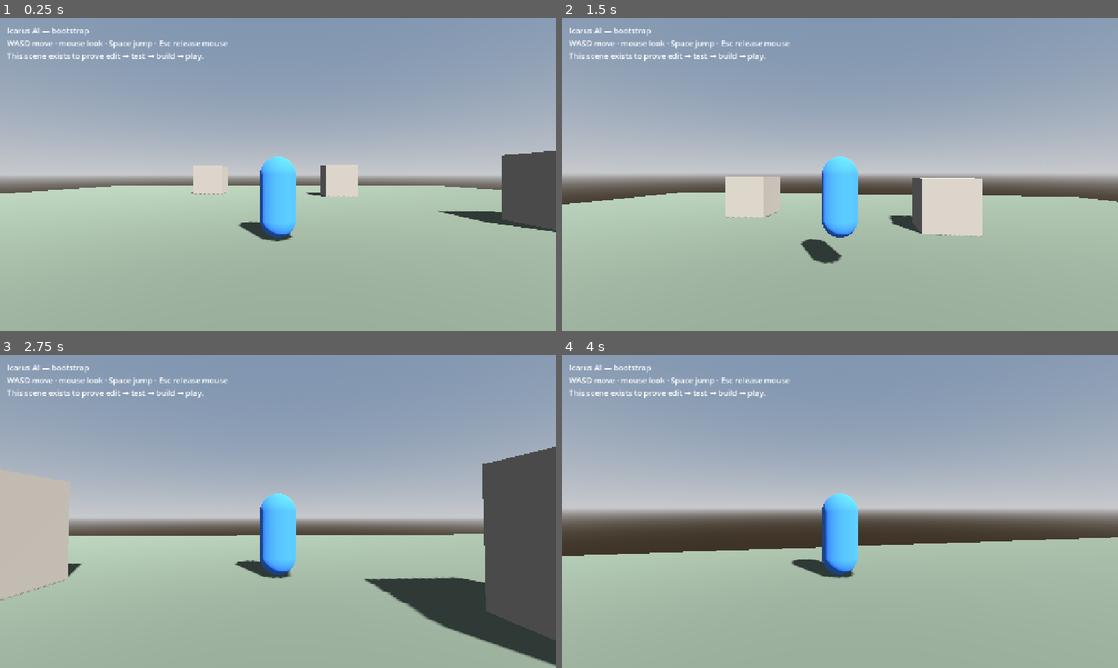
Above: before the commit, frames 1-4 (two rows, left to right).
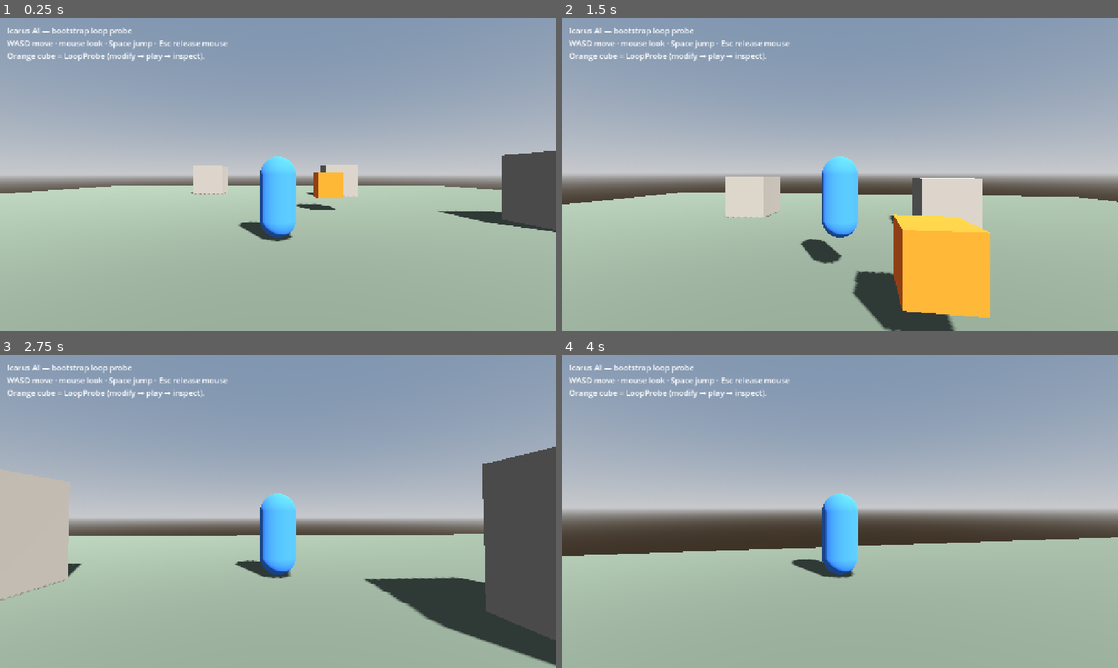
Above: after the commit, the same moments.

Repository: davgor/icarus-ai-godot
Game: Godot game, scene res://game/main.tscn
Same seed, same stepped clock (60 frames per second), same inputs: the game is played once before the commit and once after it.
Inputs (mouse positions are in pixels of both pictures, inside the frame that each line leads up to):
- Up to frame 1 (0.25 s): no input
- Up to frame 2 (1.5 s): tap Enter at 0.5 s; move the mouse to (867, 174) at 0.52 s; hold W from 0.53 s (still down); tap Space at 0.77 s; move the mouse to (812, 174) at 1.27 s
- Up to frame 3 (2.75 s): keep holding W; tap Space at 1.52 s; move the mouse to (289, 505) at 2.02 s
- Up to frame 4 (4 s): keep holding W; move the mouse to (834, 517) at 2.77 s; tap Space at 3.02, 3.77 s; move the mouse to (878, 514) at 3.52 s

The runs differ from the first frame. In frame 1, 1.0% of the frame differs, in the area x 1-62%, y 3-62%; in frame 2, 7.4%, in the area x 1-77%, y 3-100%; in frame 3, 0.4%; in frame 4, 0.4%.

Commit message:
cursor test against summer

Diff:
--- a/game/main.tscn
+++ b/game/main.tscn
@@ -1,6 +1,6 @@
-[gd_scene load_steps=12 format=3]
+[gd_scene format=3 uid="uid://cmky18fs0jyjq"]
 
-[ext_resource type="Script" path="res://game/main.gd" id="1_main"]
+[ext_resource type="Script" uid="uid://c3pldako1b6ub" path="res://game/main.gd" id="1_main"]
 [ext_resource type="PackedScene" path="res://game/player.tscn" id="2_player"]
 
 [sub_resource type="ProceduralSkyMaterial" id="ProceduralSkyMaterial_sky"]
@@ -13,90 +13,100 @@
 [sub_resource type="Environment" id="Environment_1"]
 background_mode = 2
 sky = SubResource("Sky_1")
-tonemap_mode = 2
 ambient_light_source = 2
 ambient_light_color = Color(0.55, 0.58, 0.62, 1)
 ambient_light_energy = 0.6
+tonemap_mode = 2
+
+[sub_resource type="BoxMesh" id="BoxMesh_floor"]
+size = Vector3(40, 1, 40)
 
 [sub_resource type="StandardMaterial3D" id="StandardMaterial3D_floor"]
 albedo_color = Color(0.36, 0.4, 0.34, 1)
 
-[sub_resource type="BoxMesh" id="BoxMesh_floor"]
+[sub_resource type="BoxShape3D" id="BoxShape3D_floor"]
 size = Vector3(40, 1, 40)
 
-[sub_resource type="BoxShape3D" id="BoxShape3D_floor"]
-size = Vector3(40, 1, 40)
+[sub_resource type="BoxMesh" id="BoxMesh_block"]
+size = Vector3(2, 2, 2)
 
 [sub_resource type="StandardMaterial3D" id="StandardMaterial3D_block"]
 albedo_color = Color(0.55, 0.52, 0.48, 1)
 
-[sub_resource type="BoxMesh" id="BoxMesh_block"]
-size = Vector3(2, 2, 2)
-
 [sub_resource type="BoxShape3D" id="BoxShape3D_block"]
 size = Vector3(2, 2, 2)
 
-[node name="Main" type="Node3D"]
+[sub_resource type="StandardMaterial3D" id="StandardMaterial3D_xtpaf"]
+albedo_color = Color(1, 0.45, 0.1, 1)
+
+[sub_resource type="BoxMesh" id="BoxMesh_xtpaf"]
+
+[node name="Main" type="Node3D" unique_id=1861864328]
 script = ExtResource("1_main")
 
-[node name="WorldEnvironment" type="WorldEnvironment" parent="."]
+[node name="WorldEnvironment" type="WorldEnvironment" parent="." unique_id=978508987]
 environment = SubResource("Environment_1")
 
-[node name="DirectionalLight3D" type="DirectionalLight3D" parent="."]
+[node name="DirectionalLight3D" type="DirectionalLight3D" parent="." unique_id=277972854]
 transform = Transform3D(0.866025, -0.353553, 0.353553, 0, 0.707107, 0.707107, -0.5, -0.612372, 0.612372, 0, 12, 0)
 shadow_enabled = true
 
-[node name="Floor" type="StaticBody3D" parent="."]
+[node name="Floor" type="StaticBody3D" parent="." unique_id=694730454]
 transform = Transform3D(1, 0, 0, 0, 1, 0, 0, 0, 1, 0, -0.5, 0)
 
-[node name="MeshInstance3D" type="MeshInstance3D" parent="Floor"]
+[node name="MeshInstance3D" type="MeshInstance3D" parent="Floor" unique_id=217108341]
 mesh = SubResource("BoxMesh_floor")
 surface_material_override/0 = SubResource("StandardMaterial3D_floor")
 
-[node name="CollisionShape3D" type="CollisionShape3D" parent="Floor"]
+[node name="CollisionShape3D" type="CollisionShape3D" parent="Floor" unique_id=798288346]
 shape = SubResource("BoxShape3D_floor")
 
-[node name="BlockA" type="StaticBody3D" parent="."]
+[node name="BlockA" type="StaticBody3D" parent="." unique_id=1523024574]
 transform = Transform3D(1, 0, 0, 0, 1, 0, 0, 0, 1, 4, 1, -6)
 
-[node name="MeshInstance3D" type="MeshInstance3D" parent="BlockA"]
+[node name="MeshInstance3D" type="MeshInstance3D" parent="BlockA" unique_id=1442718851]
 mesh = SubResource("BoxMesh_block")
 surface_material_override/0 = SubResource("StandardMaterial3D_block")
 
-[node name="CollisionShape3D" type="CollisionShape3D" parent="BlockA"]
+[node name="CollisionShape3D" type="CollisionShape3D" parent="BlockA" unique_id=1902363359]
 shape = SubResource("BoxShape3D_block")
 
-[node name="BlockB" type="StaticBody3D" parent="."]
+[node name="BlockB" type="StaticBody3D" parent="." unique_id=989603826]
 transform = Transform3D(1, 0, 0, 0, 1, 0, 0, 0, 1, -5, 1, -8)
 
-[node name="MeshInstance3D" type="MeshInstance3D" parent="BlockB"]
+[node name="MeshInstance3D" type="MeshInstance3D" parent="BlockB" unique_id=1289075554]
 mesh = SubResource("BoxMesh_block")
 surface_material_override/0 = SubResource("StandardMaterial3D_block")
 
-[node name="CollisionShape3D" type="CollisionShape3D" parent="BlockB"]
+[node name="CollisionShape3D" type="CollisionShape3D" parent="BlockB" unique_id=1092843053]
 shape = SubResource("BoxShape3D_block")
 
-[node name="BlockC" type="StaticBody3D" parent="."]
+[node name="BlockC" type="StaticBody3D" parent="." unique_id=1493397428]
 transform = Transform3D(1, 0, 0, 0, 1, 0, 0, 0, 1, 8, 1, 3)
 
-[node name="MeshInstance3D" type="MeshInstance3D" parent="BlockC"]
+[node name="MeshInstance3D" type="MeshInstance3D" parent="BlockC" unique_id=1972224629]
 mesh = SubResource("BoxMesh_block")
 surface_material_override/0 = SubResource("StandardMaterial3D_block")
 
-[node name="CollisionShape3D" type="CollisionShape3D" parent="BlockC"]
+[node name="CollisionShape3D" type="CollisionShape3D" parent="BlockC" unique_id=964804906]
 shape = SubResource("BoxShape3D_block")
 
-[node name="Player" parent="." instance=ExtResource("2_player")]
+[node name="Player" parent="." unique_id=281725074 instance=ExtResource("2_player")]
 transform = Transform3D(1, 0, 0, 0, 1, 0, 0, 0, 1, 0, 0.1, 4)
 
-[node name="HUD" type="CanvasLayer" parent="."]
+[node name="HUD" type="CanvasLayer" parent="." unique_id=385714413]
 
-[node name="Help" type="Label" parent="HUD"]
+[node name="Help" type="Label" parent="HUD" unique_id=1214262007]
 offset_left = 16.0
 offset_top = 16.0
 offset_right = 720.0
 offset_bottom = 120.0
 theme_override_font_sizes/font_size = 18
-text = "Icarus AI — bootstrap
+text = "Icarus AI — bootstrap loop probe
 WASD move · mouse look · Space jump · Esc release mouse
-This scene exists to prove edit → test → build → play."
+Orange cube = LoopProbe (modify → play → inspect)."
+
+[node name="LoopProbe" type="MeshInstance3D" parent="." unique_id=2083993633]
+transform = Transform3D(1, 0, 0, 0, 1, 0, 0, 0, 1, 2, 1, 0)
+material_override = SubResource("StandardMaterial3D_xtpaf")
+mesh = SubResource("BoxMesh_xtpaf")
--- a/game/player.gd
+++ b/game/player.gd
@@ -7,7 +7,7 @@
 const CAMERA_MAX_PITCH := deg_to_rad(30.0)
 
 ## Horizontal input used by headless tests. Gameplay uses WASD when this is Vector2.ZERO.
-var test_move := Vector2.ZERO
+var forced_move_input := Vector2.ZERO
 
 @onready var _camera_pivot: Node3D = $CameraPivot
 
@@ -50,8 +50,8 @@
 
 
 func _read_move_input() -> Vector2:
-	if test_move != Vector2.ZERO:
-		return test_move
+	if forced_move_input != Vector2.ZERO:
+		return forced_move_input
 	return Vector2(
 		float(Input.is_physical_key_pressed(KEY_D)) - float(Input.is_physical_key_pressed(KEY_A)),
 		float(Input.is_physical_key_pressed(KEY_S)) - float(Input.is_physical_key_pressed(KEY_W))
--- a/tests/run_tests.gd
+++ b/tests/run_tests.gd
@@ -74,7 +74,7 @@
 	await physics_frame
 	var player := scene.get_node("Player") as CharacterBody3D
 	var start := player.global_position
-	player.set("test_move", Vector2(0, -1))
+	player.set("forced_move_input", Vector2(0, -1))
 	for i in 30:
 		await physics_frame
 	var distance := player.global_position.distance_to(start)
Not shown, added: .cursor/rules/gdscript.mdc
Not shown, changed: .cursor/rules/icarus-ai.mdc
Not shown, added: .cursor/rules/summer-mcp.mdc
Not shown, added: .cursor/rules/test-build.mdc
Not shown, changed: .summer/AGENTS.md
Not shown, changed: README.md
Not shown, added: docs/agent-operating-loop.md
Not shown, changed: docs/development-loop.md
Not shown, changed: docs/tooling.md
